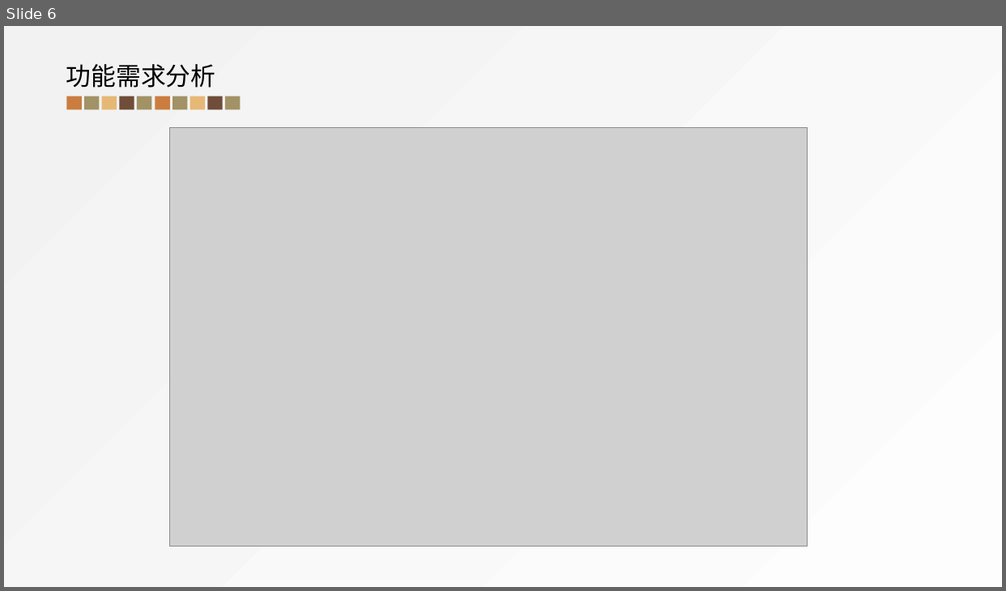
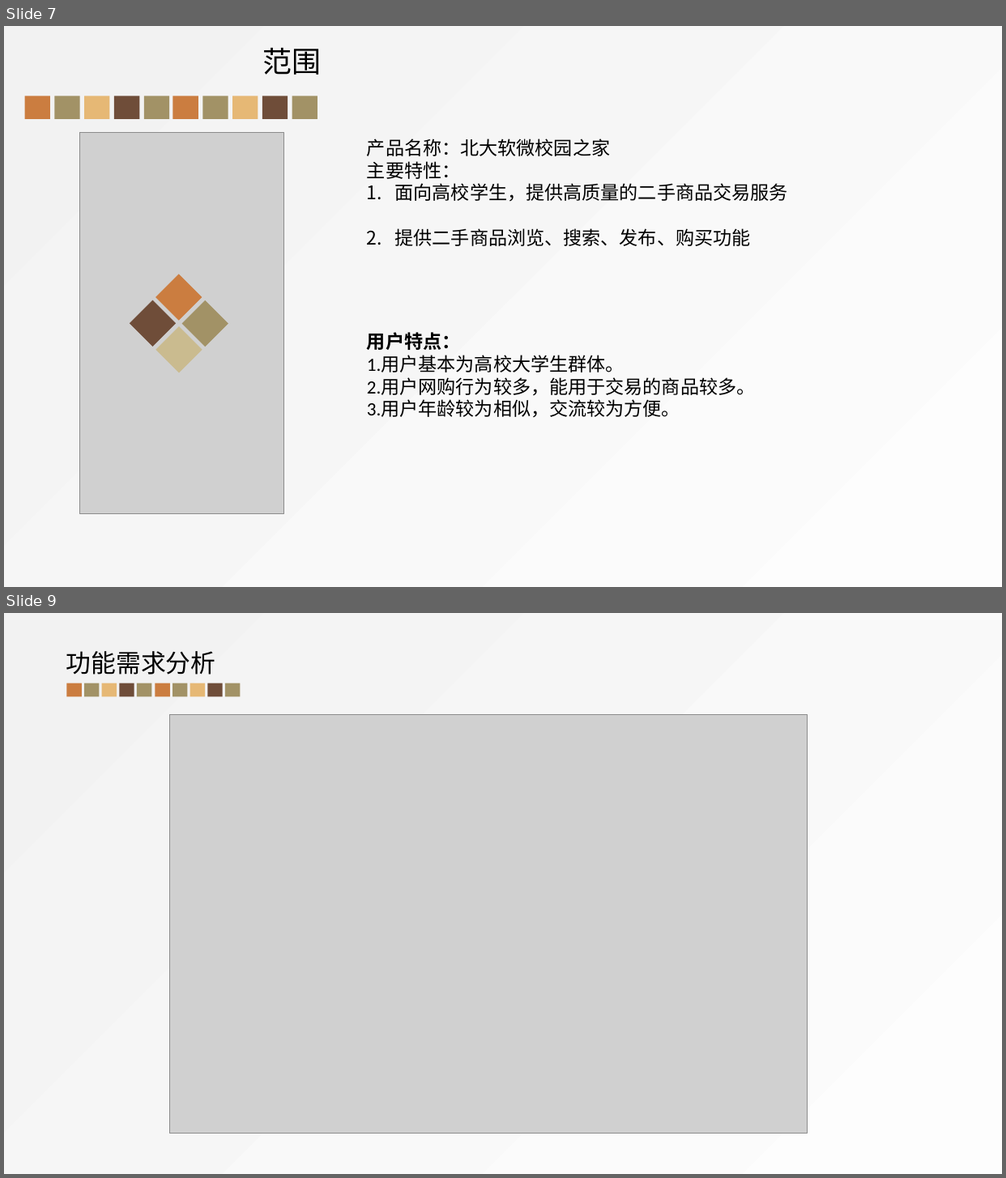
Before and after one commit to huiscool/sre-homework, a slide deck: 第三组.pptx. Shown one above the other, each under a label of ours: slide 6 before the commit, slides 7 and 9 after it; the slides between them are not shown. The pictures are 1006x591 and 1006x1178 pixels, drawn with LibreOffice and Linux fonts; fonts in the diff are those of the drawing; grey boxes stand for pictures. Boxes give left, top, right and bottom in pixels: in the first picture for what was removed or moved away, otherwise in the second. Text is boxed around its words. In the diff, an @@ line names an element or a change of style, - is before the commit and + after.

```diff
--- a/第三组.pptx
+++ b/第三组.pptx
@@ slide 7 added at <box>4,26,1002,587</box>, background gradient #FDFDFD to #F2F2F2 @@
@@ text added at <box>262,47,321,75</box>, 28 pt, text #000000 @@
+范围
@@ group added at <box>25,96,317,120</box>: 10 rectangles @@
@@ text added at <box>367,139,788,246</box>, 18 pt, text #000000 @@
+产品名称：北大软微校园之家
+主要特性：
+1. 面向高校学生，提供高质量的二手商品交易服务
+2. 提供二手商品浏览、搜索、发布、购买功能
@@ group added at <box>79,133,283,515</box>: 4 rectangles, 1 picture @@
@@ text added at <box>367,332,756,418</box>, 18 pt, text #000000 @@
+用户特点：
+1.用户基本为高校大学生群体。
+2.用户网购行为较多，能用于交易的商品较多。
+3.用户年龄较为相似，交流较为方便。
@@ what was slide 6 is now slide 9 @@
```
Also in this commit, not shown: 2 slides changed, 8 other slides added, 1 slide removed, 2 other files.
